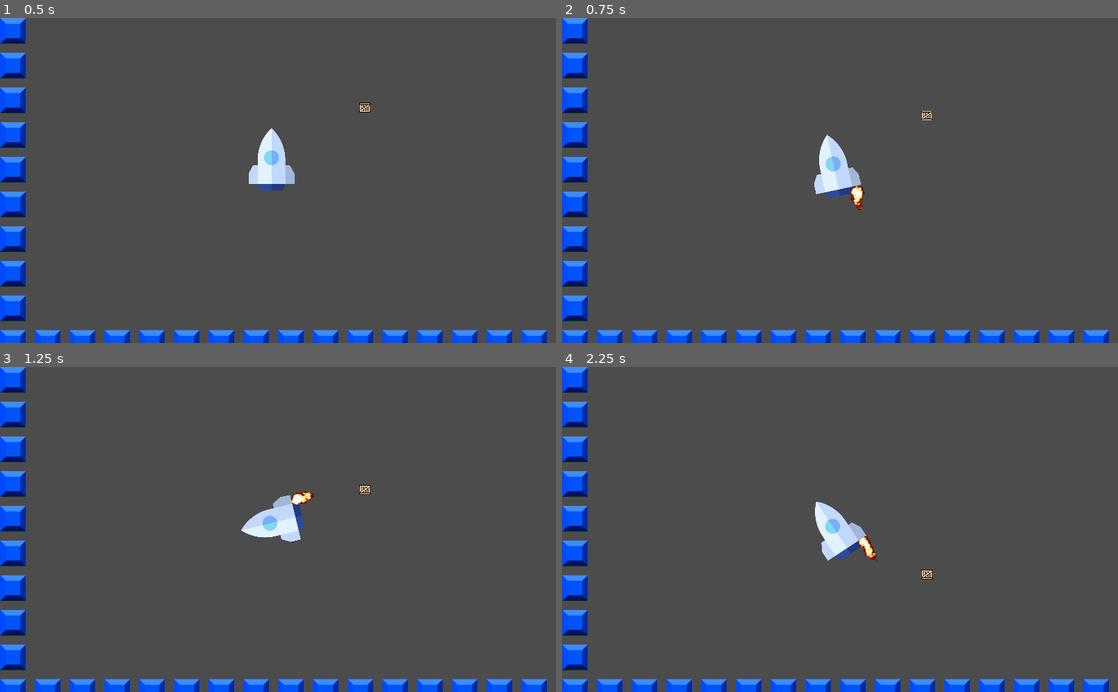
Above: before the commit, frames 1-4 (two rows, left to right).
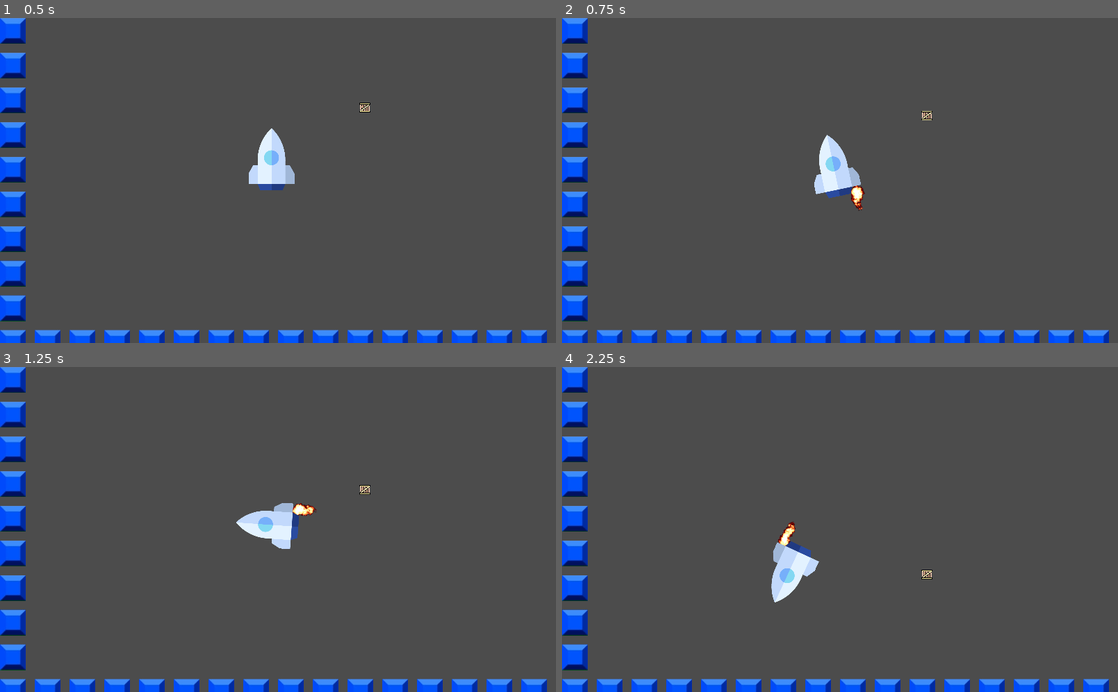
Above: after the commit, the same moments.

Repository: paul-asvb/raekaetae
Game: Godot game, scene res://src/levels/TestLevel.tscn
Same seed, same stepped clock (60 frames per second), same inputs: the game is played once before the commit and once after it.
Inputs:
- Up to frame 1 (0.5 s): no input
- Up to frame 2 (0.75 s): hold Right (move_right) from 0.53 s (still down)
- Up to frame 3 (1.25 s): keep holding Right (move_right)
- Up to frame 4 (2.25 s): release Right (move_right) at 1.28 s; hold A (move_left) 1.28-2.03 s; hold Right (move_right) from 2.03 s (still down)

Frame 1 is identical in both runs. In frame 2, less than 0.1% of the frame differs, in the area x 45-55%, y 45-60%; in frame 3, 0.9%; in frame 4, 2.2%, in the area x 37-57%, y 41-73%.

Commit message:
force rotation works

Diff:
--- a/src/actors/Player.gd
+++ b/src/actors/Player.gd
@@ -15,17 +15,17 @@
 
 	if right ==	 1 :
 		get_node("fireRight").visible = true
-		var boosterForceRight = Vector2(0,-force)
+		var boosterForceRight = Vector2(0,-force).rotated(rotation)
 		var offsetRight := Vector2(offset,0)
 		apply_impulse(offsetRight,boosterForceRight)
 
 	if left ==	 1 :
 		get_node("fireLeft").visible = true
-		var boosterForceLeft = Vector2(0,-force)
+		var boosterForceLeft = Vector2(0,-force).rotated(rotation)
 		var offsetleft := Vector2(-offset,0)
 		apply_impulse(offsetleft,boosterForceLeft)
 
-	#print(linear_velocity)
+	print(rotation)
 
 	return
 
--- a/src/actors/Player.tscn
+++ b/src/actors/Player.tscn
@@ -320,14 +320,14 @@
 position = Vector2( -32.0335, 71.2907 )
 rotation = 3.14159
 frames = SubResource( 61 )
-frame = 48
+frame = 49
 playing = true
 
 [node name="fireRight" type="AnimatedSprite" parent="."]
 position = Vector2( 30.82, 70.844 )
 rotation = 3.14159
 frames = SubResource( 61 )
-frame = 47
+frame = 48
 playing = true
 
 [node name="rakete" type="Sprite" parent="."]
